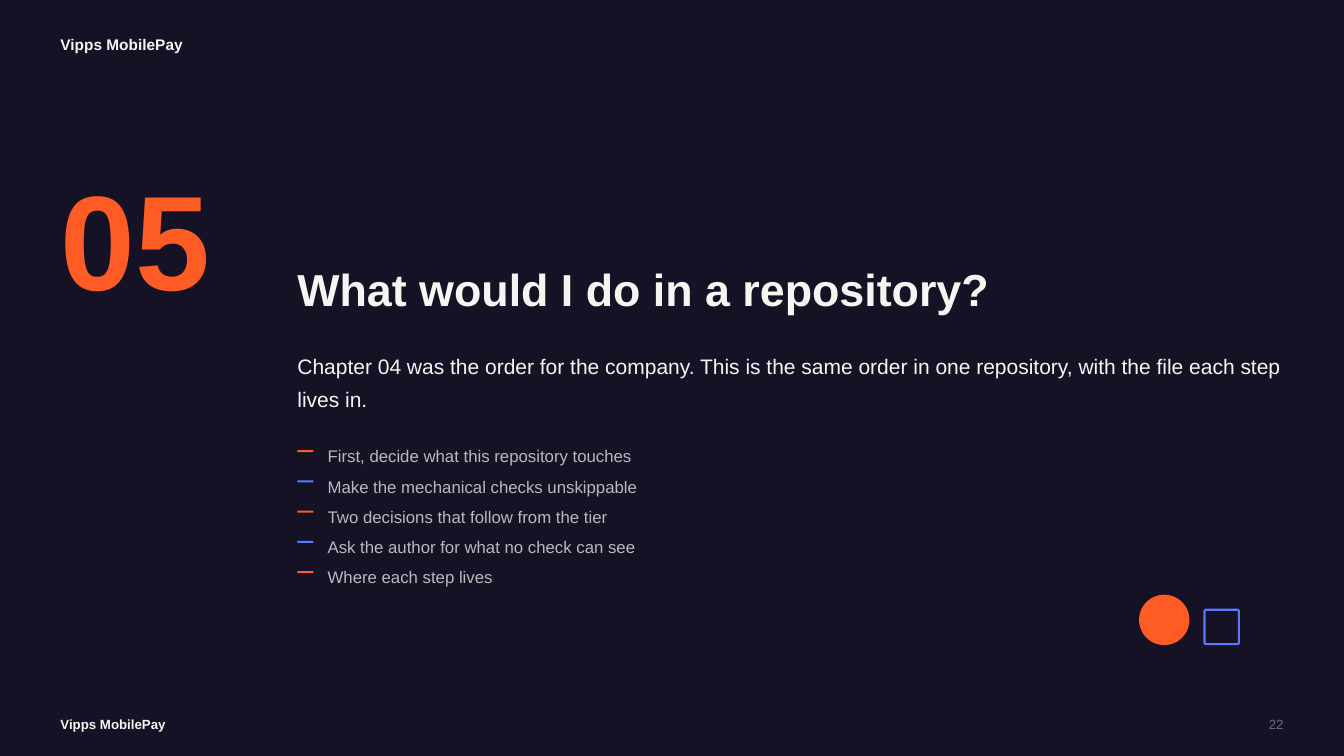
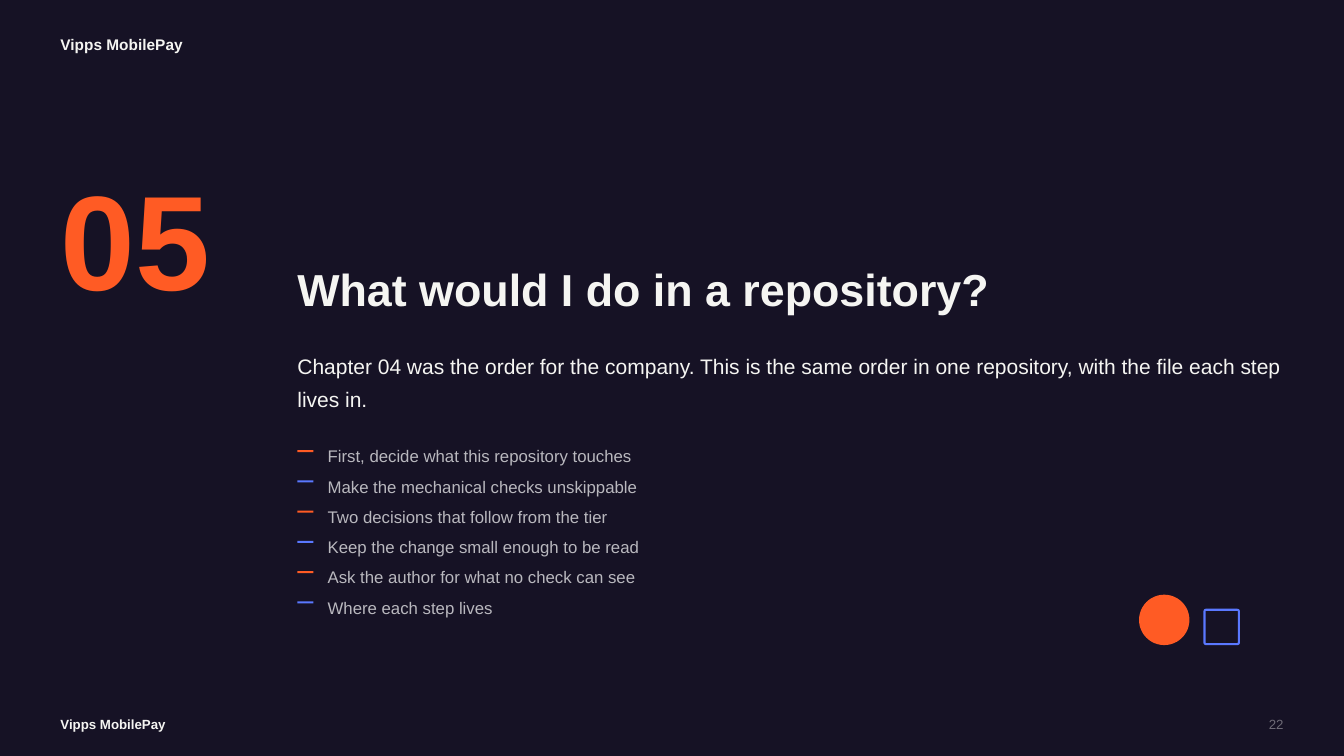
Before and after one commit to svenmalvik/buildtounderstand.org, a slide deck: slide 22 of presentations/what-is-the-second-pair-of-eyes-for-vippsmobilepay.pptx. Drawn at 1344x756 pixels with LibreOffice and Linux fonts; fonts in the diff are those of the drawing. Boxes give left, top, right and bottom in pixels: in the first picture for what was removed or moved away, otherwise in the second. Text is boxed around its words. In the diff, an @@ line names an element or a change of style, - is before the commit and + after.

```diff
--- a/presentations/what-is-the-second-pair-of-eyes-for-vippsmobilepay.pptx
+++ b/presentations/what-is-the-second-pair-of-eyes-for-vippsmobilepay.pptx
@@ text "Ask the author for what ...": place and size @@
-text "Ask the author for what ..." at box(328, 541, 635, 553)
+text "Ask the author for what ..." at box(328, 571, 635, 583)
@@ text added at box(328, 541, 639, 557), 12 pt, text #B9B8BE @@
+Keep the change small enough to be read
@@ text "Where each step lives": place and size @@
-text "Where each step lives" at box(328, 571, 493, 587)
+text "Where each step lives" at box(328, 602, 493, 618)
@@ rectangle added at box(297, 602, 314, 604), fill #5A78FF @@
```
Also in this commit, not shown: 9 other slides changed, 1 slide added, 7 other files.
